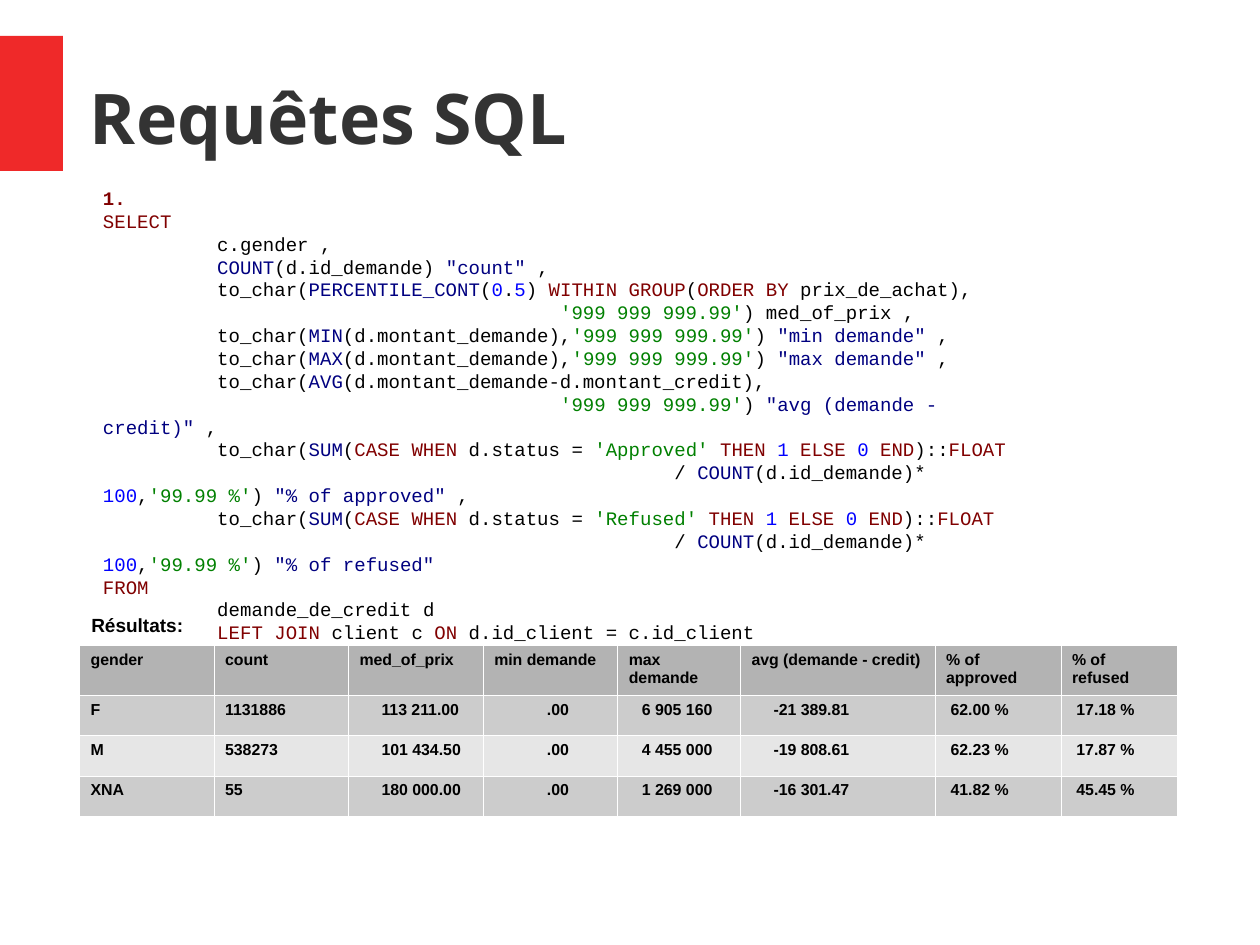
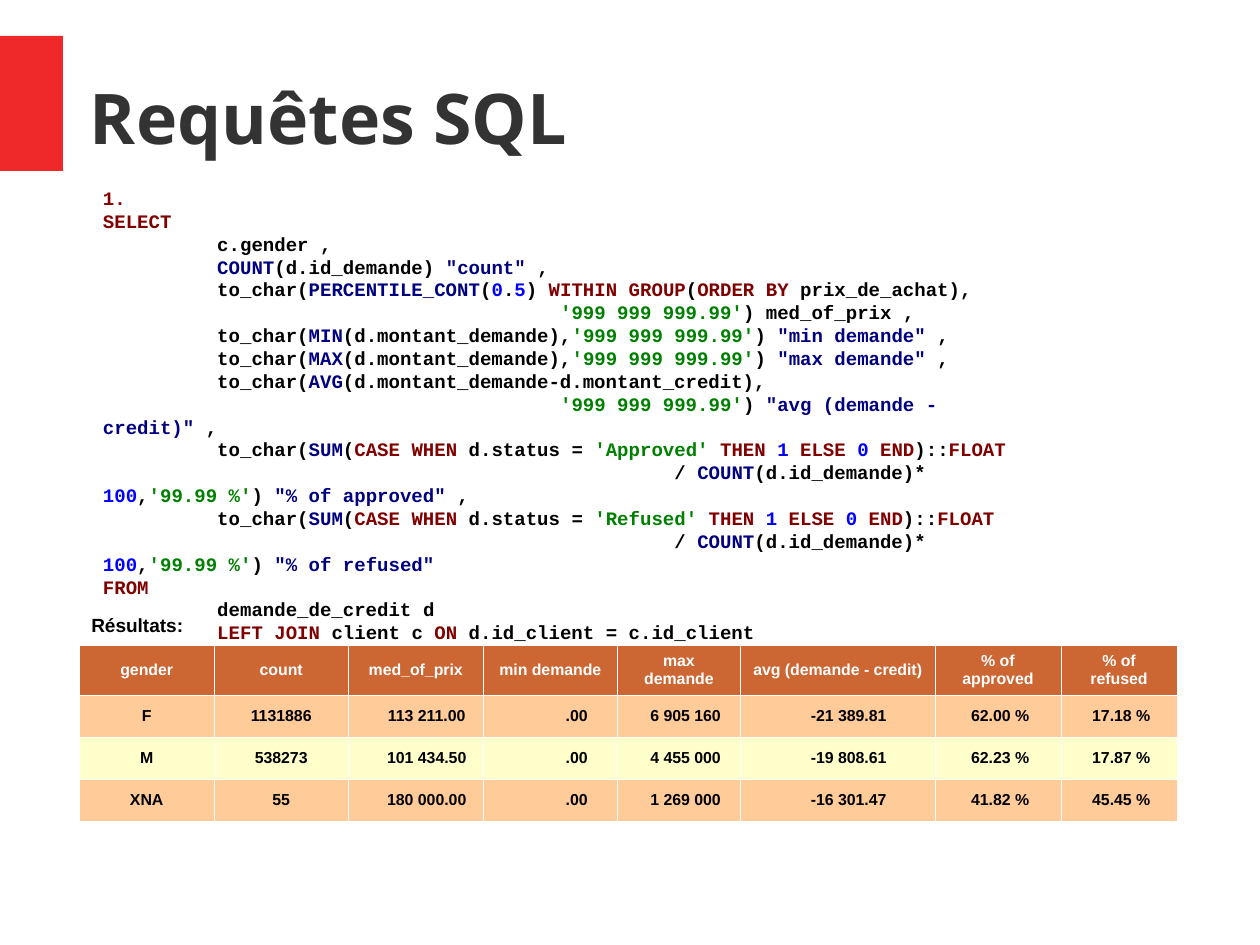
Before and after one commit to konyshev/ecam_ds, a slide deck: slide 20 of IntProj/Slides.odp. Drawn at 1260x945 pixels with LibreOffice and Linux fonts; fonts in the diff are those of the drawing. Boxes give left, top, right and bottom in pixels: in the first picture for what was removed or moved away, otherwise in the second. Text is boxed around its words. In the diff, an @@ line names an element or a change of style, - is before the commit and + after.

```diff
--- a/IntProj/Slides.odp
+++ b/IntProj/Slides.odp
@@ text at [103, 215, 1006, 679]: bold on @@
@@ table at [79, 646, 1178, 814] @@
@@ fill #B3B3B3 to #CC6633 in row 1 @@
@@ fill #CCCCCC to #FFCC99 in 16 cells @@
@@ fill #E6E6E6 to #FFFFCC in row 3 @@
@@ text colour #000000 to #FFFFFF in "gender", "count", "med_of_prix", "min demande" and 4 more places @@
@@ alignment left to centre @@
```
Also in this commit, not shown: 18 other slides changed, 2 other files.
